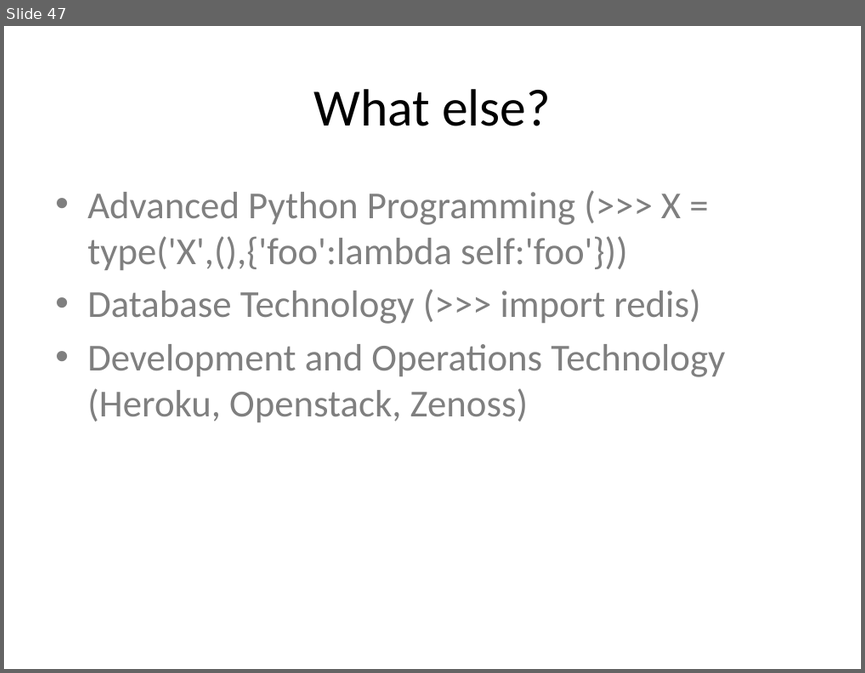
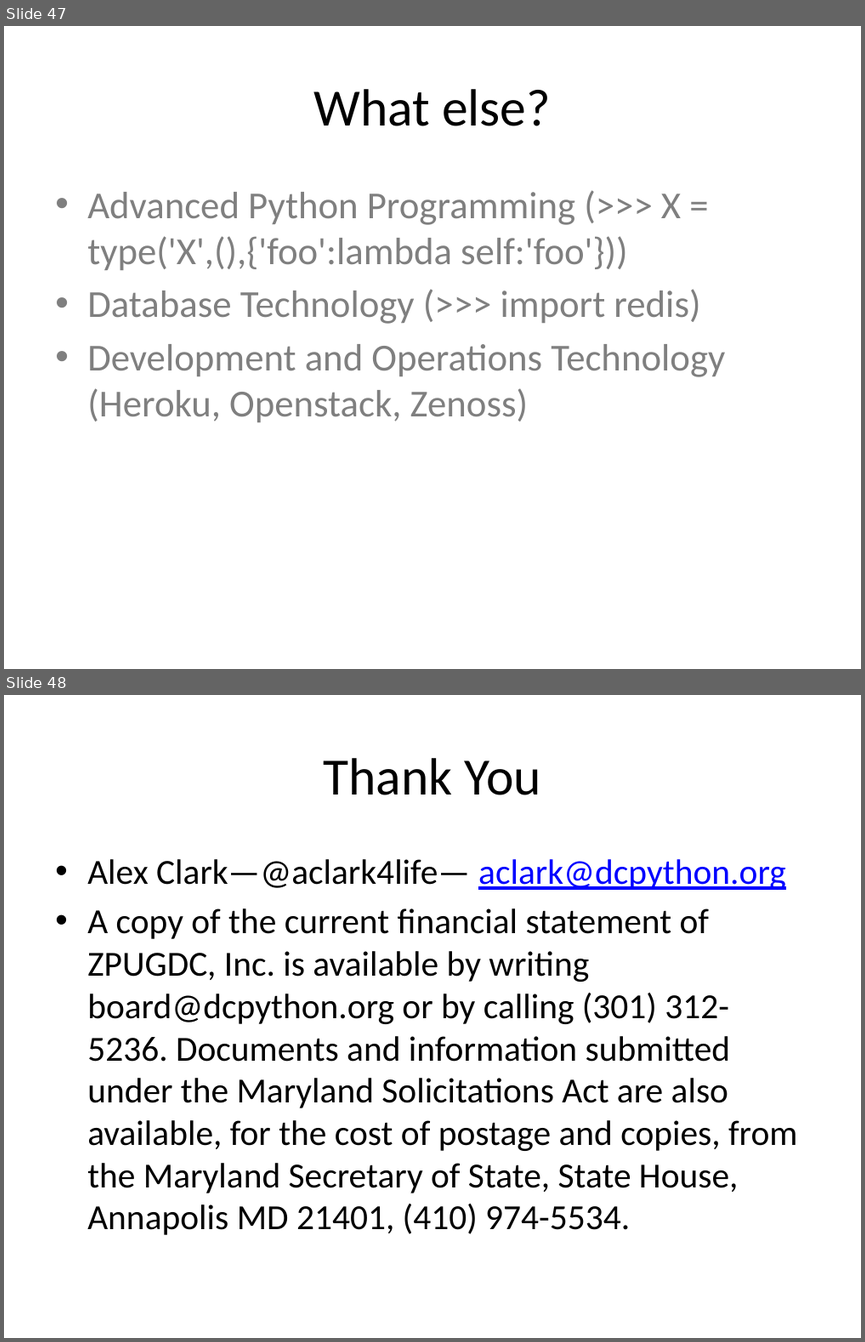
Before and after one commit to DCPython/generic-meetup-slides, a slide deck: DC Python Generic Meetup Slides.pptx. Shown one above the other, each under a label of ours: slide 47 before the commit, slides 47 and 48 after it. The pictures are 865x673 and 865x1342 pixels, drawn with LibreOffice and Linux fonts; fonts in the diff are those of the drawing. Boxes give left, top, right and bottom in pixels: in the first picture for what was removed or moved away, otherwise in the second. Text is boxed around its words. In the diff, an @@ line names an element or a change of style, - is before the commit and + after.

```diff
--- a/DC Python Generic Meetup Slides.pptx
+++ b/DC Python Generic Meetup Slides.pptx
@@ slide 48 added at box(4, 695, 861, 1338), background #FFFFFF @@
@@ title added at box(324, 758, 541, 795), 44 pt, text #000000 @@
+Thank You
@@ text added at box(87, 859, 797, 1235), 29.6 pt, text #000000 @@
+• Alex Clark—@aclark4life— aclark@dcpython.org
+• A copy of the current financial statement of ZPUGDC, Inc. is available by writing board@dcpython.org or by calling (301) 312-5236. Documents and information submitted under the Maryland Solicitations Act are also available, for the cost of postage and copies, from the Maryland Secretary of State, State House, Annapolis MD 21401, (410) 974-5534.
```
Also in this commit, not shown: 1 slide changed, 1 slide removed.
